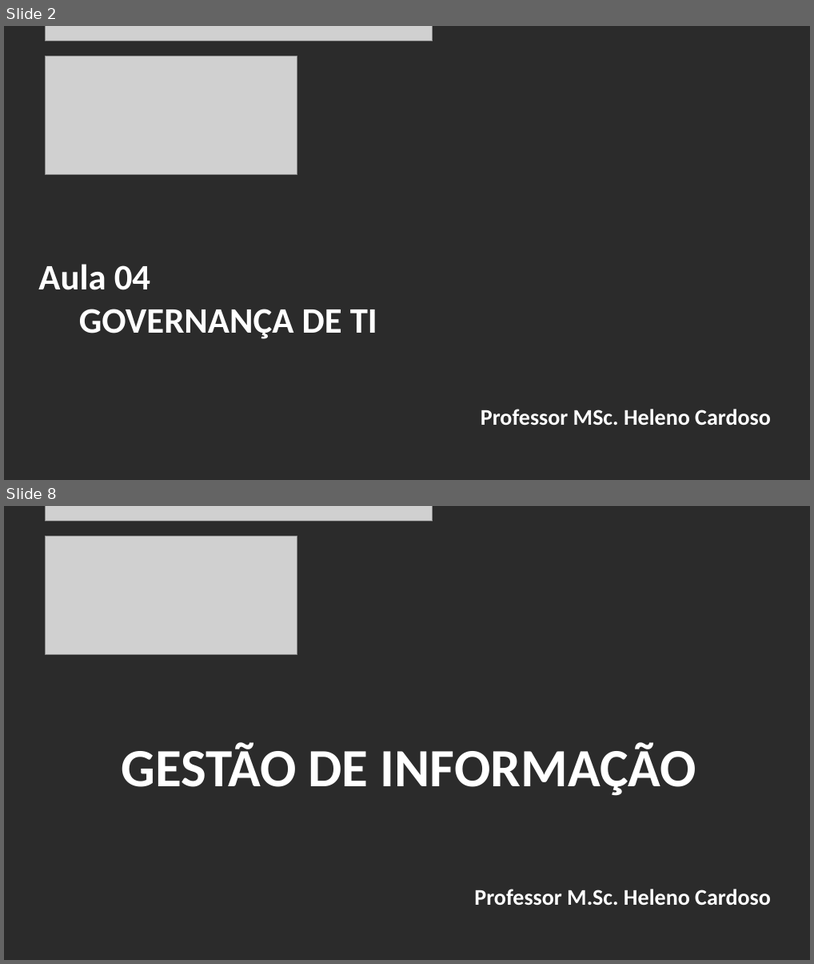
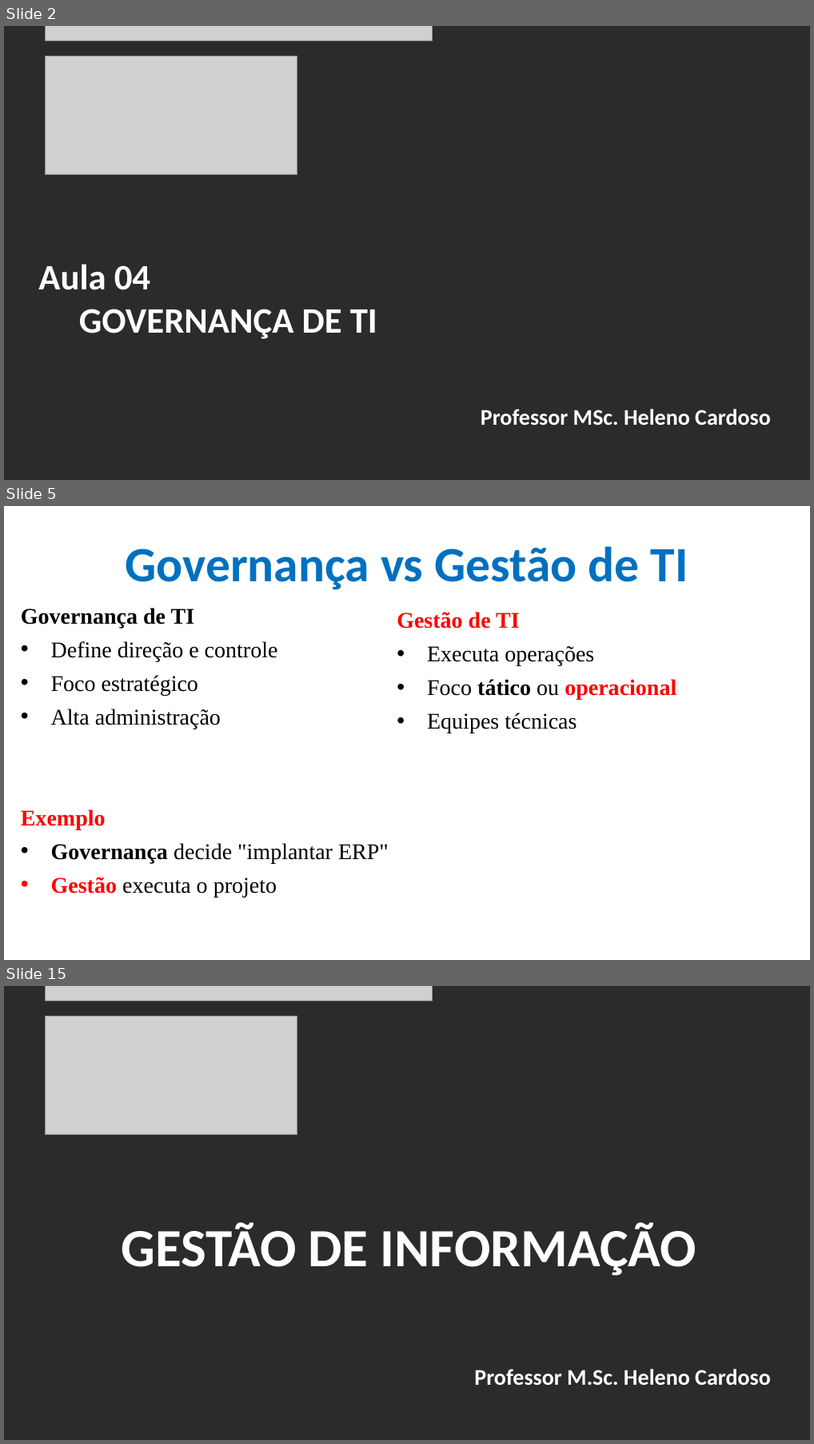
Before and after one commit to CloudEducationBrazil/GestaoInformacaoUniRuyWyden, a slide deck: 01 Classes/Aula4 - Gestão da Informação - GOVERNANÇA DE TI.pptx. Shown one above the other, each under a label of ours: slides 2 and 8 before the commit, slides 2, 5 and 15 after it; the slides between them are not shown. The pictures are 814x964 and 814x1444 pixels, drawn with LibreOffice and Linux fonts; fonts in the diff are those of the drawing; grey boxes stand for pictures; background and template pictures are left out; a plain dark background stands for a picture behind light text. Boxes give left, top, right and bottom in pixels: in the first picture for what was removed or moved away, otherwise in the second. Text is boxed around its words. In the diff, an @@ line names an element or a change of style, - is before the commit and + after.

Commit message:
Gestão de Informação Slides de Aula e Exercícios ...

```diff
--- a/01 Classes/Aula4 - Gestão da Informação - GOVERNANÇA DE TI.pptx
+++ b/01 Classes/Aula4 - Gestão da Informação - GOVERNANÇA DE TI.pptx
@@ slide 5 added at (x1=4, y1=506, x2=810, y2=960), background picture (left out) @@
@@ title added at (x1=125, y1=546, x2=689, y2=590), 44 pt, text #0070C0, bold @@
+Governança vs Gestão de TI
@@ text added at (x1=21, y1=608, x2=389, y2=896), 20 pt, text #000000 @@
+Governança de TI
+• Define direção e controle
+• Foco estratégico
+• Alta administração
+Exemplo
+• Governança decide "implantar ERP"
+• Gestão executa o projeto
@@ text added at (x1=397, y1=612, x2=677, y2=733), 20 pt, text #000000 @@
+Gestão de TI
+• Executa operações
+• Foco tático ou operacional
+• Equipes técnicas
@@ what was slide 8 is now slide 15 @@
```
Also in this commit, not shown: 5 slides changed, 6 other slides added, 21 other files.
